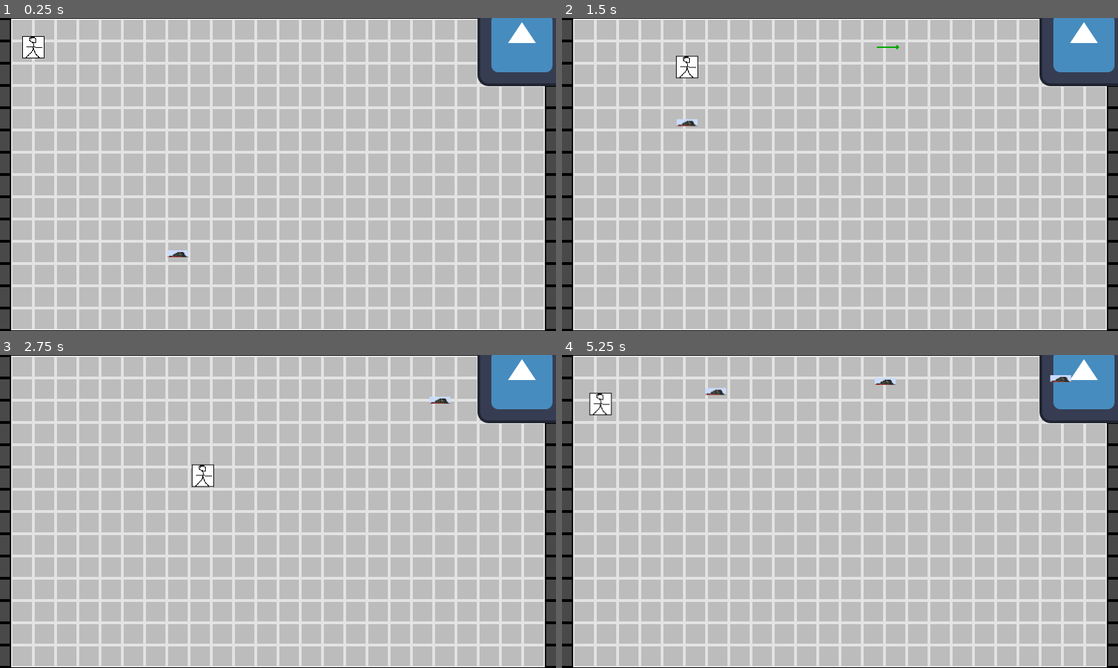
Above: before the commit, frames 1-4 (two rows, left to right).
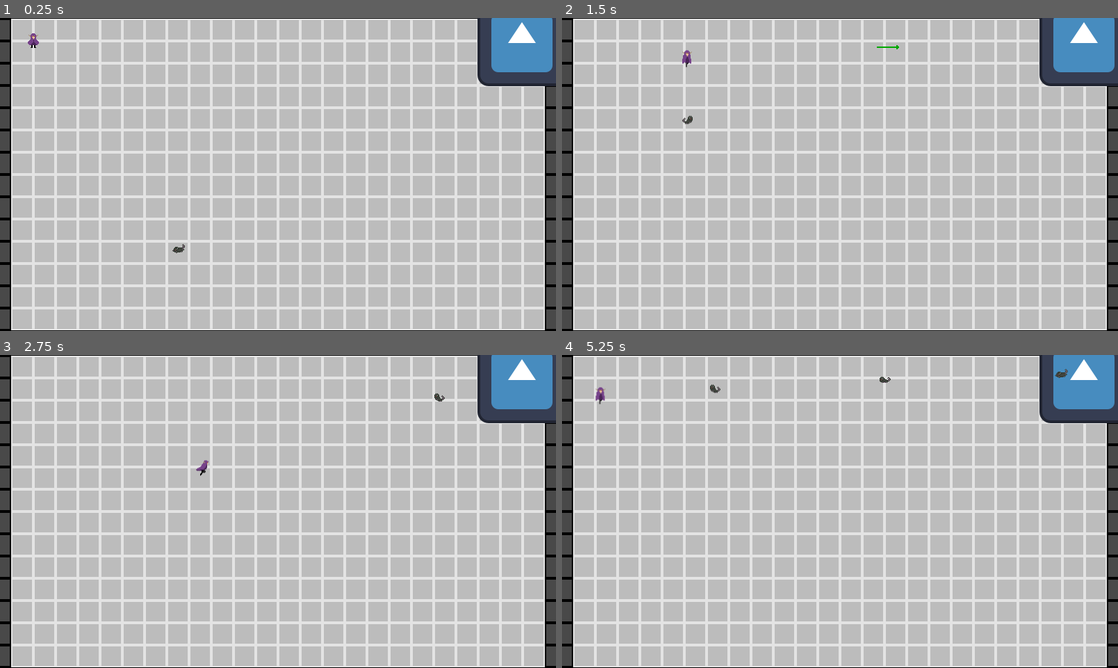
Above: after the commit, the same moments.

Repository: Lulink13/GameJamBulletHeaven
Game: Godot game, scene res://Scenes/Niveau_test.tscn
The game is run twice, just before and just after one commit, with the same random seed, the same clock (stepped at 60 frames per second) and the same inputs. The engine's default icon, where the game draws it, is replaced by a stand-in: a white triangle on a blue panel in a dark square.
Inputs (mouse positions are in pixels of both pictures, inside the frame that each line leads up to):
- Up to frame 1 (0.25 s): no input
- Up to frame 2 (1.5 s): move the mouse to (962, 158) at 0.52 s; hold Right (ui_right) 0.53-1.28 s; move the mouse to (728, 190) at 1.27 s; hold Down (ui_down) from 1.28 s (still down)
- Up to frame 3 (2.75 s): move the mouse to (333, 442) at 2.02 s; release Down (ui_down) at 2.03 s; hold Right (ui_right) from 2.03 s (still down)
- Up to frame 4 (5.25 s): move the mouse to (812, 574) at 2.77 s; release Right (ui_right) at 2.78 s; hold Up (ui_up) 2.78-3.53 s; move the mouse to (1006, 558) at 3.52 s; hold Left (ui_left) 3.53-5.03 s; move the mouse to (673, 464) at 4.27 s; move the mouse to (867, 511) at 5.02 s; hold Down (ui_down) from 5.03 s (still down)

The runs differ from the first frame. In frame 1, 0.4% of the frame differs, in the area x 4-34%, y 4-77%; in frame 2, 0.4%; in frame 3, 0.4%; in frame 4, 0.6%, in the area x 4-92%, y 4-20%.

Commit message:
Animations!!!!!!
trop cool

Diff:
--- a/Scenes/scene_enemy.tscn
+++ b/Scenes/scene_enemy.tscn
@@ -1,11 +1,96 @@
-[gd_scene load_steps=4 format=3 uid="uid://bpttjmqifxeje"]
+[gd_scene load_steps=17 format=3 uid="uid://bpttjmqifxeje"]
 
 [ext_resource type="Script" path="res://Scripts/Ennemi.gd" id="1_ak30n"]
 [ext_resource type="Texture2D" uid="uid://ck00cfjdwnjib" path="res://Images/Personnages/rat test.png" id="2_oerm2"]
+[ext_resource type="Texture2D" uid="uid://dm66e37pnxt4b" path="res://Images/Enemies/Rat/Rat_walk_left.png" id="3_jn684"]
+[ext_resource type="Texture2D" uid="uid://bqbbqila16o1i" path="res://Images/Enemies/Rat/Rat_walk_right.png" id="4_ty5b5"]
 
 [sub_resource type="CapsuleShape2D" id="CapsuleShape2D_1pe38"]
-radius = 7.5
-height = 28.0
+radius = 6.0
+height = 16.0
+
+[sub_resource type="AtlasTexture" id="AtlasTexture_sm43c"]
+atlas = ExtResource("3_jn684")
+region = Rect2(0, 0, 32, 32)
+
+[sub_resource type="AtlasTexture" id="AtlasTexture_bm0uh"]
+atlas = ExtResource("3_jn684")
+region = Rect2(32, 0, 32, 32)
+
+[sub_resource type="AtlasTexture" id="AtlasTexture_mchsi"]
+atlas = ExtResource("3_jn684")
+region = Rect2(64, 0, 32, 32)
+
+[sub_resource type="AtlasTexture" id="AtlasTexture_8hnv8"]
+atlas = ExtResource("3_jn684")
+region = Rect2(96, 0, 32, 32)
+
+[sub_resource type="AtlasTexture" id="AtlasTexture_kanet"]
+atlas = ExtResource("3_jn684")
+region = Rect2(128, 0, 32, 32)
+
+[sub_resource type="AtlasTexture" id="AtlasTexture_cvlsi"]
+atlas = ExtResource("4_ty5b5")
+region = Rect2(0, 0, 32, 32)
+
+[sub_resource type="AtlasTexture" id="AtlasTexture_uae6l"]
+atlas = ExtResource("4_ty5b5")
+region = Rect2(32, 0, 32, 32)
+
+[sub_resource type="AtlasTexture" id="AtlasTexture_0ui26"]
+atlas = ExtResource("4_ty5b5")
+region = Rect2(64, 0, 32, 32)
+
+[sub_resource type="AtlasTexture" id="AtlasTexture_r51uv"]
+atlas = ExtResource("4_ty5b5")
+region = Rect2(96, 0, 32, 32)
+
+[sub_resource type="AtlasTexture" id="AtlasTexture_3qcvd"]
+atlas = ExtResource("4_ty5b5")
+region = Rect2(128, 0, 32, 32)
+
+[sub_resource type="SpriteFrames" id="SpriteFrames_3ox5e"]
+animations = [{
+"frames": [{
+"duration": 1.0,
+"texture": SubResource("AtlasTexture_sm43c")
+}, {
+"duration": 1.0,
+"texture": SubResource("AtlasTexture_bm0uh")
+}, {
+"duration": 1.0,
+"texture": SubResource("AtlasTexture_mchsi")
+}, {
+"duration": 1.0,
+"texture": SubResource("AtlasTexture_8hnv8")
+}, {
+"duration": 1.0,
+"texture": SubResource("AtlasTexture_kanet")
+}],
+"loop": true,
+"name": &"RunL",
+"speed": 6.0
+}, {
+"frames": [{
+"duration": 1.0,
+"texture": SubResource("AtlasTexture_cvlsi")
+}, {
+"duration": 1.0,
+"texture": SubResource("AtlasTexture_uae6l")
+}, {
+"duration": 1.0,
+"texture": SubResource("AtlasTexture_0ui26")
+}, {
+"duration": 1.0,
+"texture": SubResource("AtlasTexture_r51uv")
+}, {
+"duration": 1.0,
+"texture": SubResource("AtlasTexture_3qcvd")
+}],
+"loop": true,
+"name": &"RunR",
+"speed": 6.0
+}]
 
 [node name="Enemy" type="CharacterBody2D"]
 collision_layer = 2
@@ -13,9 +98,17 @@
 script = ExtResource("1_ak30n")
 
 [node name="Sprite2D" type="Sprite2D" parent="."]
+visible = false
 position = Vector2(0, -12)
 texture = ExtResource("2_oerm2")
 
 [node name="Hurtbox" type="CollisionShape2D" parent="."]
 rotation = -1.57079
 shape = SubResource("CapsuleShape2D_1pe38")
+
+[node name="AnimatedSprite2D" type="AnimatedSprite2D" parent="."]
+position = Vector2(0, -15)
+sprite_frames = SubResource("SpriteFrames_3ox5e")
+animation = &"RunR"
+autoplay = "RunL"
+frame_progress = 0.92975
--- a/Scenes/scene_joueur.tscn
+++ b/Scenes/scene_joueur.tscn
@@ -1,19 +1,258 @@
-[gd_scene load_steps=5 format=3 uid="uid://cop73h0esmvdg"]
+[gd_scene load_steps=40 format=3 uid="uid://cop73h0esmvdg"]
 
 [ext_resource type="Script" path="res://Scripts/Joueur.gd" id="1_i4xdb"]
-[ext_resource type="Texture2D" uid="uid://dg8dk6tfllf4r" path="res://Images/Personnages/Jhonny_le_héro_du_jeu_(version_test).png" id="2_q4woc"]
 [ext_resource type="PackedScene" uid="uid://cjjeuwcnjg1f5" path="res://Scenes/scene_crossbow.tscn" id="3_dddkc"]
+[ext_resource type="Texture2D" uid="uid://4dsauw6fgf1f" path="res://Images/Characters/Dark_elf/Dark_elf_idle_down.png" id="3_inlak"]
+[ext_resource type="Texture2D" uid="uid://dc8t0iurwy6bb" path="res://Images/Characters/Dark_elf/Dark_elf_walk_down.png" id="4_egwc1"]
+[ext_resource type="Texture2D" uid="uid://cviyvcsmhmef6" path="res://Images/Characters/Dark_elf/Dark_elf_walk_left.png" id="5_dspe0"]
+[ext_resource type="Texture2D" uid="uid://bii18v32yapw1" path="res://Images/Characters/Dark_elf/Dark_elf_walk_right.png" id="6_21ht4"]
+[ext_resource type="Texture2D" uid="uid://dewqgj48aego7" path="res://Images/Characters/Dark_elf/Dark_elf_walk_up.png" id="7_783lp"]
 
 [sub_resource type="CircleShape2D" id="CircleShape2D_s8dhf"]
-radius = 15.0
+radius = 8.0
+
+[sub_resource type="AtlasTexture" id="AtlasTexture_mlss0"]
+atlas = ExtResource("3_inlak")
+region = Rect2(0, 0, 32, 32)
+
+[sub_resource type="AtlasTexture" id="AtlasTexture_j304g"]
+atlas = ExtResource("3_inlak")
+region = Rect2(32, 0, 32, 32)
+
+[sub_resource type="AtlasTexture" id="AtlasTexture_f7jer"]
+atlas = ExtResource("3_inlak")
+region = Rect2(64, 0, 32, 32)
+
+[sub_resource type="AtlasTexture" id="AtlasTexture_bse8g"]
+atlas = ExtResource("3_inlak")
+region = Rect2(96, 0, 32, 32)
+
+[sub_resource type="AtlasTexture" id="AtlasTexture_gteni"]
+atlas = ExtResource("3_inlak")
+region = Rect2(128, 0, 32, 32)
+
+[sub_resource type="AtlasTexture" id="AtlasTexture_rwhtt"]
+atlas = ExtResource("3_inlak")
+region = Rect2(160, 0, 32, 32)
+
+[sub_resource type="AtlasTexture" id="AtlasTexture_qsf3i"]
+atlas = ExtResource("4_egwc1")
+region = Rect2(0, 0, 32, 32)
+
+[sub_resource type="AtlasTexture" id="AtlasTexture_n26hr"]
+atlas = ExtResource("4_egwc1")
+region = Rect2(32, 0, 32, 32)
+
+[sub_resource type="AtlasTexture" id="AtlasTexture_uhlox"]
+atlas = ExtResource("4_egwc1")
+region = Rect2(64, 0, 32, 32)
+
+[sub_resource type="AtlasTexture" id="AtlasTexture_vg537"]
+atlas = ExtResource("4_egwc1")
+region = Rect2(96, 0, 32, 32)
+
+[sub_resource type="AtlasTexture" id="AtlasTexture_kpddo"]
+atlas = ExtResource("4_egwc1")
+region = Rect2(128, 0, 32, 32)
+
+[sub_resource type="AtlasTexture" id="AtlasTexture_ku1ji"]
+atlas = ExtResource("4_egwc1")
+region = Rect2(160, 0, 32, 32)
+
+[sub_resource type="AtlasTexture" id="AtlasTexture_s6ayb"]
+atlas = ExtResource("5_dspe0")
+region = Rect2(0, 0, 32, 32)
+
+[sub_resource type="AtlasTexture" id="AtlasTexture_thjyn"]
+atlas = ExtResource("5_dspe0")
+region = Rect2(32, 0, 32, 32)
+
+[sub_resource type="AtlasTexture" id="AtlasTexture_5ytja"]
+atlas = ExtResource("5_dspe0")
+region = Rect2(64, 0, 32, 32)
+
+[sub_resource type="AtlasTexture" id="AtlasTexture_hls1x"]
+atlas = ExtResource("5_dspe0")
+region = Rect2(96, 0, 32, 32)
+
+[sub_resource type="AtlasTexture" id="AtlasTexture_ihyh7"]
+atlas = ExtResource("5_dspe0")
+region = Rect2(128, 0, 32, 32)
+
+[sub_resource type="AtlasTexture" id="AtlasTexture_5rcye"]
+atlas = ExtResource("5_dspe0")
+region = Rect2(160, 0, 32, 32)
+
+[sub_resource type="AtlasTexture" id="AtlasTexture_762f4"]
+atlas = ExtResource("6_21ht4")
+region = Rect2(0, 0, 32, 32)
+
+[sub_resource type="AtlasTexture" id="AtlasTexture_nljym"]
+atlas = ExtResource("6_21ht4")
+region = Rect2(32, 0, 32, 32)
+
+[sub_resource type="AtlasTexture" id="AtlasTexture_eniry"]
+atlas = ExtResource("6_21ht4")
+region = Rect2(64, 0, 32, 32)
+
+[sub_resource type="AtlasTexture" id="AtlasTexture_irbwm"]
+atlas = ExtResource("6_21ht4")
+region = Rect2(96, 0, 32, 32)
+
+[sub_resource type="AtlasTexture" id="AtlasTexture_mt2q0"]
+atlas = ExtResource("6_21ht4")
+region = Rect2(128, 0, 32, 32)
+
+[sub_resource type="AtlasTexture" id="AtlasTexture_y7vjn"]
+atlas = ExtResource("6_21ht4")
+region = Rect2(160, 0, 32, 32)
+
+[sub_resource type="AtlasTexture" id="AtlasTexture_muund"]
+atlas = ExtResource("7_783lp")
+region = Rect2(0, 0, 32, 32)
+
+[sub_resource type="AtlasTexture" id="AtlasTexture_mjiwy"]
+atlas = ExtResource("7_783lp")
+region = Rect2(32, 0, 32, 32)
+
+[sub_resource type="AtlasTexture" id="AtlasTexture_5cu0o"]
+atlas = ExtResource("7_783lp")
+region = Rect2(64, 0, 32, 32)
+
+[sub_resource type="AtlasTexture" id="AtlasTexture_lak4s"]
+atlas = ExtResource("7_783lp")
+region = Rect2(96, 0, 32, 32)
+
+[sub_resource type="AtlasTexture" id="AtlasTexture_3eo5x"]
+atlas = ExtResource("7_783lp")
+region = Rect2(128, 0, 32, 32)
+
+[sub_resource type="AtlasTexture" id="AtlasTexture_76idl"]
+atlas = ExtResource("7_783lp")
+region = Rect2(160, 0, 32, 32)
+
+[sub_resource type="SpriteFrames" id="SpriteFrames_g536r"]
+animations = [{
+"frames": [{
+"duration": 1.0,
+"texture": SubResource("AtlasTexture_mlss0")
+}, {
+"duration": 1.0,
+"texture": SubResource("AtlasTexture_j304g")
+}, {
+"duration": 1.0,
+"texture": SubResource("AtlasTexture_f7jer")
+}, {
+"duration": 1.0,
+"texture": SubResource("AtlasTexture_bse8g")
+}, {
+"duration": 1.0,
+"texture": SubResource("AtlasTexture_gteni")
+}, {
+"duration": 1.0,
+"texture": SubResource("AtlasTexture_rwhtt")
+}],
+"loop": true,
+"name": &"Idle",
+"speed": 6.0
+}, {
+"frames": [{
+"duration": 1.0,
+"texture": SubResource("AtlasTexture_qsf3i")
+}, {
+"duration": 1.0,
+"texture": SubResource("AtlasTexture_n26hr")
+}, {
+"duration": 1.0,
+"texture": SubResource("AtlasTexture_uhlox")
+}, {
+"duration": 1.0,
+"texture": SubResource("AtlasTexture_vg537")
+}, {
+"duration": 1.0,
+"texture": SubResource("AtlasTexture_kpddo")
+}, {
+"duration": 1.0,
+"texture": SubResource("AtlasTexture_ku1ji")
+}],
+"loop": true,
+"name": &"Walk_D",
+"speed": 5.0
+}, {
+"frames": [{
+"duration": 1.0,
+"texture": SubResource("AtlasTexture_s6ayb")
+}, {
+"duration": 1.0,
+"texture": SubResource("AtlasTexture_thjyn")
+}, {
+"duration": 1.0,
+"texture": SubResource("AtlasTexture_5ytja")
+}, {
+"duration": 1.0,
+"texture": SubResource("AtlasTexture_hls1x")
+}, {
+"duration": 1.0,
+"texture": SubResource("AtlasTexture_ihyh7")
+}, {
+"duration": 1.0,
+"texture": SubResource("AtlasTexture_5rcye")
+}],
+"loop": true,
+"name": &"Walk_L",
+"speed": 5.0
+}, {
+"frames": [{
+"duration": 1.0,
+"texture": SubResource("AtlasTexture_762f4")
+}, {
+"duration": 1.0,
+"texture": SubResource("AtlasTexture_nljym")
+}, {
+"duration": 1.0,
+"texture": SubResource("AtlasTexture_eniry")
+}, {
+"duration": 1.0,
+"texture": SubResource("AtlasTexture_irbwm")
+}, {
+"duration": 1.0,
+"texture": SubResource("AtlasTexture_mt2q0")
+}, {
+"duration": 1.0,
+"texture": SubResource("AtlasTexture_y7vjn")
+}],
+"loop": true,
+"name": &"Walk_R",
+"speed": 5.0
+}, {
+"frames": [{
+"duration": 1.0,
+"texture": SubResource("AtlasTexture_muund")
+}, {
+"duration": 1.0,
+"texture": SubResource("AtlasTexture_mjiwy")
+}, {
+"duration": 1.0,
+"texture": SubResource("AtlasTexture_5cu0o")
+}, {
+"duration": 1.0,
+"texture": SubResource("AtlasTexture_lak4s")
+}, {
+"duration": 1.0,
+"texture": SubResource("AtlasTexture_3eo5x")
+}, {
+"duration": 1.0,
+"texture": SubResource("AtlasTexture_76idl")
+}],
+"loop": true,
+"name": &"Walk_U",
+"speed": 5.0
+}]
 
 [node name="Joueur" type="CharacterBody2D"]
 collision_mask = 8
 script = ExtResource("1_i4xdb")
 
-[node name="Sprite2D" type="Sprite2D" parent="."]
-texture = ExtResource("2_q4woc")
-
 [node name="CollisionShape2D" type="CollisionShape2D" parent="."]
 shape = SubResource("CircleShape2D_s8dhf")
 
@@ -21,4 +260,10 @@
 
 [node name="CrossBow" parent="." instance=ExtResource("3_dddkc")]
 
+[node name="AnimatedSprite2D" type="AnimatedSprite2D" parent="."]
+position = Vector2(0, -11)
+sprite_frames = SubResource("SpriteFrames_g536r")
+animation = &"Walk_D"
+autoplay = "Idle"
+
 [connection signal="timeout" from="InvulnTimer" to="." method="_on_invuln_timer_timeout"]
--- a/Scripts/Ennemi.gd
+++ b/Scripts/Ennemi.gd
@@ -17,6 +17,8 @@
 func _process(delta: float) -> void:
 	if player.alive :#and not player.invuln :
 		velocity = (player.position - global_position).normalized() * speed * delta
+		if velocity.x > 0 : $AnimatedSprite2D.play("RunR")
+		elif velocity.x <0 : $AnimatedSprite2D.play("RunL")
 	else :
 		velocity = Vector2(0,0)
 
--- a/Scripts/Joueur.gd
+++ b/Scripts/Joueur.gd
@@ -15,6 +15,20 @@
 func _physics_process(delta):
 	var direction = Vector2(Input.get_axis("ui_left", "ui_right"), Input.get_axis("ui_up", "ui_down")).normalized()
 	var tmp_spd : Vector2
+
+	if direction!= Vector2(0,0) :
+		if abs(direction.x) > abs(direction.y):
+			if direction.x > 0 :
+				$AnimatedSprite2D.play("Walk_R")
+			else :
+				$AnimatedSprite2D.play("Walk_L")
+		else :
+			if direction.y > 0 :
+				$AnimatedSprite2D.play("Walk_D")
+			else :
+				$AnimatedSprite2D.play("Walk_U")
+	else :
+		$AnimatedSprite2D.play("Idle")
 
 	if velocity.length() > 0.5:
 		aim = velocity.normalized()
@@ -36,7 +50,7 @@
 	if not invuln :
 		hp -= ammount
 		if hp <= 0:
-			$Sprite2D.queue_free()
+			$AnimatedSprite2D.queue_free()
 			$CollisionShape2D.queue_free()
 			alive = false
 		else : invuln = true
Not shown, added: Images/Characters/Dark_elf/Dark_elf_idle_down.png.import
Not shown, added: Images/Characters/Dark_elf/Dark_elf_walk_down.png.import
Not shown, added: Images/Characters/Dark_elf/Dark_elf_walk_left.png.import
Not shown, added: Images/Characters/Dark_elf/Dark_elf_walk_right.png.import
Not shown, added: Images/Characters/Dark_elf/Dark_elf_walk_up.png.import
Not shown, added: Images/Enemies/Rat/Rat_Death_left.png.import
Not shown, added: Images/Enemies/Rat/Rat_Death_right.png.import
Not shown, added: Images/Enemies/Rat/Rat_walk_left.png.import
Not shown, added: Images/Enemies/Rat/Rat_walk_right.png.import
